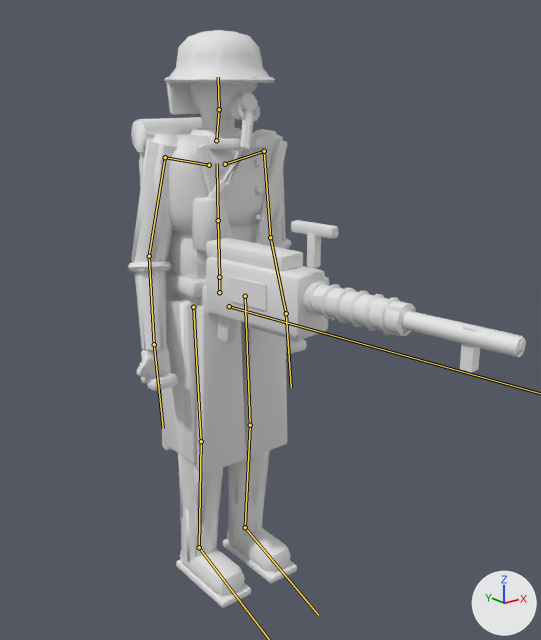
Two versions of the glTF model public/assets/units/krieg_heavy.glb, one commit apart.
Both versions are drawn from a camera (50 mm lens) standing at (-1.31, -1.9, 1.62) and looking at (0.09, -0.14, 0.92). Every picture has the same lights, and +X, +Y and +Z are marked at lower right. The first picture is the older version. The bones that change, and the others that lie on the model, are drawn over the model as lines. Objects named as collision shapes, trigger or cutter boxes, shadow casters or lower levels of detail are left out.

In view in the first picture: 'krieg_heavy', 'krieg_heavy_lod1'.
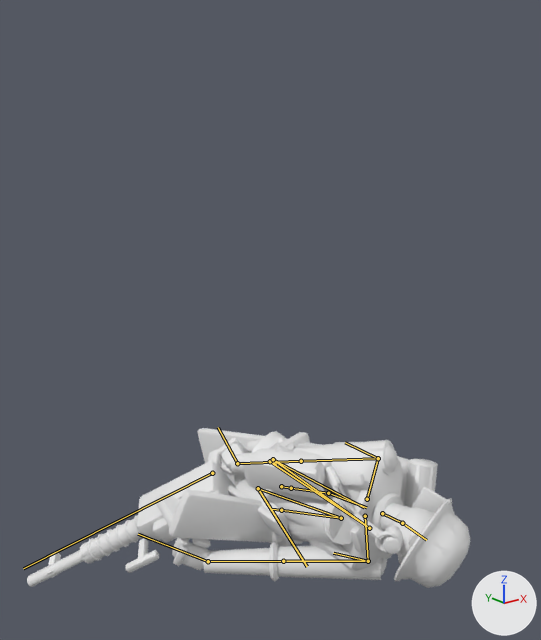
The newer file adds an action. The first version stands in its rest pose; the second is drawn at frame 35 of the action 'death_c'.

Edits to the scene script, one JSON object a line:
```json
{"block": "bone_hips", "where": "bone_hips = bpy.data.objects['krieg_heavy_rig'].pose.bones['hips']  # child of 'root'"}
{"op": "set", "path": "bone_hips.location", "old": "(0.0, 0.0, 0.0)", "new": "(0.3, -0.826, -0.05)"}
{"op": "set", "path": "bone_hips.rotation_quaternion", "old": "(1.0, 0.0, 0.0, 0.0)", "new": "(0.617, 0.404, -0.497, -0.457)", "note": "degrees (0, 0, 0) -> degrees (79, -14, -85)"}
{"block": "bone_chest", "where": "bone_chest = bpy.data.objects['krieg_heavy_rig'].pose.bones['chest']  # child of 'spine'"}
{"op": "set", "path": "bone_chest.rotation_quaternion", "old": "(1.0, 0.0, 0.0, 0.0)", "new": "(0.988, 0.017, -0.13, -0.086)", "note": "degrees (0, 0, 0) -> degrees (3, -15, -10)"}
{"block": "bone_upper_arm_l", "where": "bone_upper_arm_l = bpy.data.objects['krieg_heavy_rig'].pose.bones['upper_arm.L']  # child of 'clavicle.L'"}
{"op": "set", "path": "bone_upper_arm_l.rotation_quaternion", "old": "(1.0, 0.0, 0.0, 0.0)", "new": "(-0.926, 0.369, 0.067, 0.036)", "note": "degrees (0, 0, 0) -> degrees (-43, -9, -1)"}
{"block": "bone_forearm_l", "where": "bone_forearm_l = bpy.data.objects['krieg_heavy_rig'].pose.bones['forearm.L']  # child of 'upper_arm.L'"}
{"op": "set", "path": "bone_forearm_l.rotation_quaternion", "old": "(1.0, 0.0, 0.0, 0.0)", "new": "(0.989, 0.146, 0.0, -0.019)", "note": "degrees (0, 0, 0) -> degrees (17, 0, -2)"}
{"block": "bone_hand_l", "where": "bone_hand_l = bpy.data.objects['krieg_heavy_rig'].pose.bones['hand.L']  # child of 'forearm.L'"}
{"op": "set", "path": "bone_hand_l.rotation_quaternion", "old": "(1.0, 0.0, 0.0, 0.0)", "new": "(-0.162, 0.198, -0.964, 0.072)", "note": "degrees (0, 0, 0) -> degrees (12, 164, 25)"}
{"block": "bone_upper_arm_r", "where": "bone_upper_arm_r = bpy.data.objects['krieg_heavy_rig'].pose.bones['upper_arm.R']  # child of 'clavicle.R'"}
{"op": "set", "path": "bone_upper_arm_r.rotation_quaternion", "old": "(1.0, 0.0, 0.0, 0.0)", "new": "(0.958, -0.233, -0.068, -0.153)", "note": "degrees (0, 0, 0) -> degrees (-26, -12, -15)"}
{"block": "bone_forearm_r", "where": "bone_forearm_r = bpy.data.objects['krieg_heavy_rig'].pose.bones['forearm.R']  # child of 'upper_arm.R'"}
{"op": "set", "path": "bone_forearm_r.rotation_quaternion", "old": "(1.0, 0.0, 0.0, 0.0)", "new": "(0.989, 0.146, 0.0, 0.019)", "note": "degrees (0, 0, 0) -> degrees (17, 0, 2)"}
{"block": "bone_hand_r", "where": "bone_hand_r = bpy.data.objects['krieg_heavy_rig'].pose.bones['hand.R']  # child of 'forearm.R'"}
{"op": "set", "path": "bone_hand_r.rotation_quaternion", "old": "(1.0, 0.0, 0.0, 0.0)", "new": "(0.413, 0.368, -0.812, -0.187)", "note": "degrees (0, 0, 0) -> degrees (-46, -148, 63)"}
{"block": "bone_head", "where": "bone_head = bpy.data.objects['krieg_heavy_rig'].pose.bones['head']  # child of 'neck'"}
{"op": "set", "path": "bone_head.rotation_quaternion", "old": "(1.0, 0.0, 0.0, 0.0)", "new": "(0.968, -0.13, 0.029, -0.215)", "note": "degrees (0, 0, 0) -> degrees (-15, 0, -25)"}
{"block": "bone_weapon", "where": "bone_weapon = bpy.data.objects['krieg_heavy_rig'].pose.bones['weapon']  # child of 'chest'"}
{"op": "set", "path": "bone_weapon.location", "old": "(0.0, 0.0, 0.0)", "new": "(-0.155, -0.029, -0.2)"}
{"op": "set", "path": "bone_weapon.rotation_quaternion", "old": "(1.0, 0.0, 0.0, 0.0)", "new": "(0.868, -0.374, -0.08, 0.316)", "note": "degrees (0, 0, 0) -> degrees (-45, 6, 38)"}
{"block": "bone_tasset_l", "where": "bone_tasset_l = bpy.data.objects['krieg_heavy_rig'].pose.bones['tasset.L']  # child of 'hips'"}
{"op": "set", "path": "bone_tasset_l.rotation_quaternion", "old": "(1.0, 0.0, 0.0, 0.0)", "new": "(0.778, -0.554, 0.006, 0.297)", "note": "degrees (0, 0, 0) -> degrees (-66, 20, 29)"}
{"block": "bone_tasset_r", "where": "bone_tasset_r = bpy.data.objects['krieg_heavy_rig'].pose.bones['tasset.R']  # child of 'hips'"}
{"op": "set", "path": "bone_tasset_r.rotation_quaternion", "old": "(1.0, 0.0, 0.0, 0.0)", "new": "(0.743, 0.601, 0.159, -0.25)", "note": "degrees (0, 0, 0) -> degrees (74, 32, -12)"}
{"block": "bone_thigh_l", "where": "bone_thigh_l = bpy.data.objects['krieg_heavy_rig'].pose.bones['thigh.L']  # child of 'hips'"}
{"op": "set", "path": "bone_thigh_l.rotation_quaternion", "old": "(1.0, 0.0, 0.0, 0.0)", "new": "(0.21, -0.861, 0.009, 0.462)", "note": "degrees (0, 0, 0) -> degrees (-144, 53, 17)"}
{"block": "bone_shin_l", "where": "bone_shin_l = bpy.data.objects['krieg_heavy_rig'].pose.bones['shin.L']  # child of 'thigh.L'"}
{"op": "set", "path": "bone_shin_l.rotation_quaternion", "old": "(1.0, 0.0, 0.0, 0.0)", "new": "(0.244, 0.97, 0.0, 0.0)", "note": "degrees (0, 0, 0) -> degrees (152, 0, 0)"}
{"block": "bone_foot_l", "where": "bone_foot_l = bpy.data.objects['krieg_heavy_rig'].pose.bones['foot.L']  # child of 'shin.L'"}
{"op": "set", "path": "bone_foot_l.rotation_quaternion", "old": "(1.0, 0.0, 0.0, 0.0)", "new": "(0.569, -0.505, 0.244, -0.601)", "note": "degrees (0, 0, 0) -> degrees (-67, -19, -80)"}
{"block": "bone_thigh_r", "where": "bone_thigh_r = bpy.data.objects['krieg_heavy_rig'].pose.bones['thigh.R']  # child of 'hips'"}
{"op": "set", "path": "bone_thigh_r.rotation_quaternion", "old": "(1.0, 0.0, 0.0, 0.0)", "new": "(-0.103, -0.892, -0.236, 0.371)", "note": "degrees (0, 0, 0) -> degrees (179, 45, 29)"}
{"block": "bone_shin_r", "where": "bone_shin_r = bpy.data.objects['krieg_heavy_rig'].pose.bones['shin.R']  # child of 'thigh.R'"}
{"op": "set", "path": "bone_shin_r.rotation_quaternion", "old": "(1.0, 0.0, 0.0, 0.0)", "new": "(0.362, 0.932, 0.0, 0.0)", "note": "degrees (0, 0, 0) -> degrees (138, 0, 0)"}
{"block": "bone_foot_r", "where": "bone_foot_r = bpy.data.objects['krieg_heavy_rig'].pose.bones['foot.R']  # child of 'shin.R'"}
{"op": "set", "path": "bone_foot_r.rotation_quaternion", "old": "(1.0, 0.0, 0.0, 0.0)", "new": "(0.762, -0.36, 0.5, -0.2)", "note": "degrees (0, 0, 0) -> degrees (-72, 38, -58)"}
```

What differs and where, as boxes (x1, y1, x2, y2) in the pictures (541 x 640 px):
```json
{"object": "krieg_heavy", "change": "posed", "before": [129, 31, 526, 608], "after": [27, 428, 470, 587], "on screen": "12% wider, 72% shorter"}
{"object": "krieg_heavy_lod1", "change": "posed", "before": [128, 30, 525, 608], "after": [28, 429, 470, 588], "on screen": "11% wider, 72% shorter"}
{"bone": "hips", "before": "(219, 292) to (219, 277)", "after": "(281, 486) to (291, 488)"}
{"bone": "chest", "before": "(218, 220) to (217, 163)", "after": "(328, 493) to (366, 507)"}
{"bone": "upper_arm.L", "before": "(264, 151) to (270, 237)", "after": "(368, 561) to (283, 561)"}
{"bone": "forearm.L", "before": "(270, 237) to (286, 313)", "after": "(283, 561) to (208, 561)"}
{"bone": "hand.L", "before": "(286, 313) to (291, 387)", "after": "(208, 561) to (138, 534)"}
{"bone": "upper_arm.R", "before": "(165, 157) to (149, 256)", "after": "(378, 458) to (301, 461)"}
{"bone": "forearm.R", "before": "(149, 256) to (154, 344)", "after": "(301, 461) to (237, 463)"}
{"bone": "hand.R", "before": "(154, 344) to (163, 428)", "after": "(237, 463) to (218, 427)"}
{"bone": "head", "before": "(219, 109) to (218, 77)", "after": "(402, 523) to (426, 540)"}
{"bone": "tasset.L", "before": "(245, 296) to (245, 311)", "after": "(281, 510) to (271, 509)"}
{"bone": "tasset.R", "before": "(193, 307) to (194, 322)", "after": "(270, 461) to (276, 464)"}
{"bone": "thigh.L", "before": "(245, 296) to (250, 425)", "after": "(281, 510) to (341, 518)"}
{"bone": "shin.L", "before": "(250, 425) to (245, 527)", "after": "(341, 518) to (258, 488)"}
{"bone": "foot.L", "before": "(245, 527) to (318, 615)", "after": "(258, 488) to (307, 566)"}
{"bone": "thigh.R", "before": "(193, 307) to (201, 441)", "after": "(270, 461) to (369, 528)"}
{"bone": "shin.R", "before": "(201, 441) to (199, 547)", "after": "(369, 528) to (273, 459)"}
```
